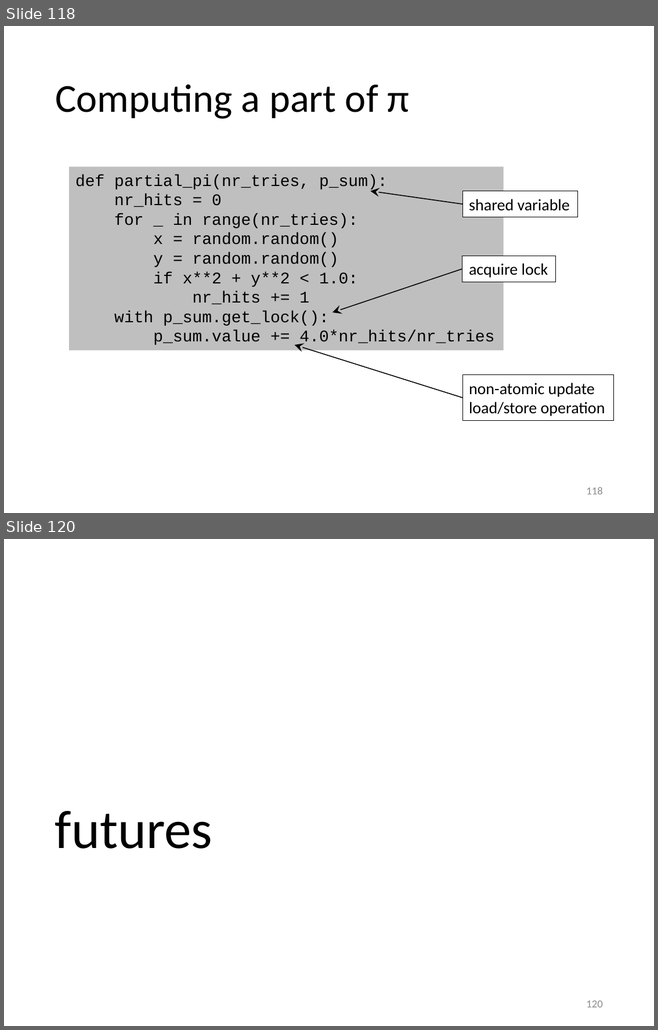
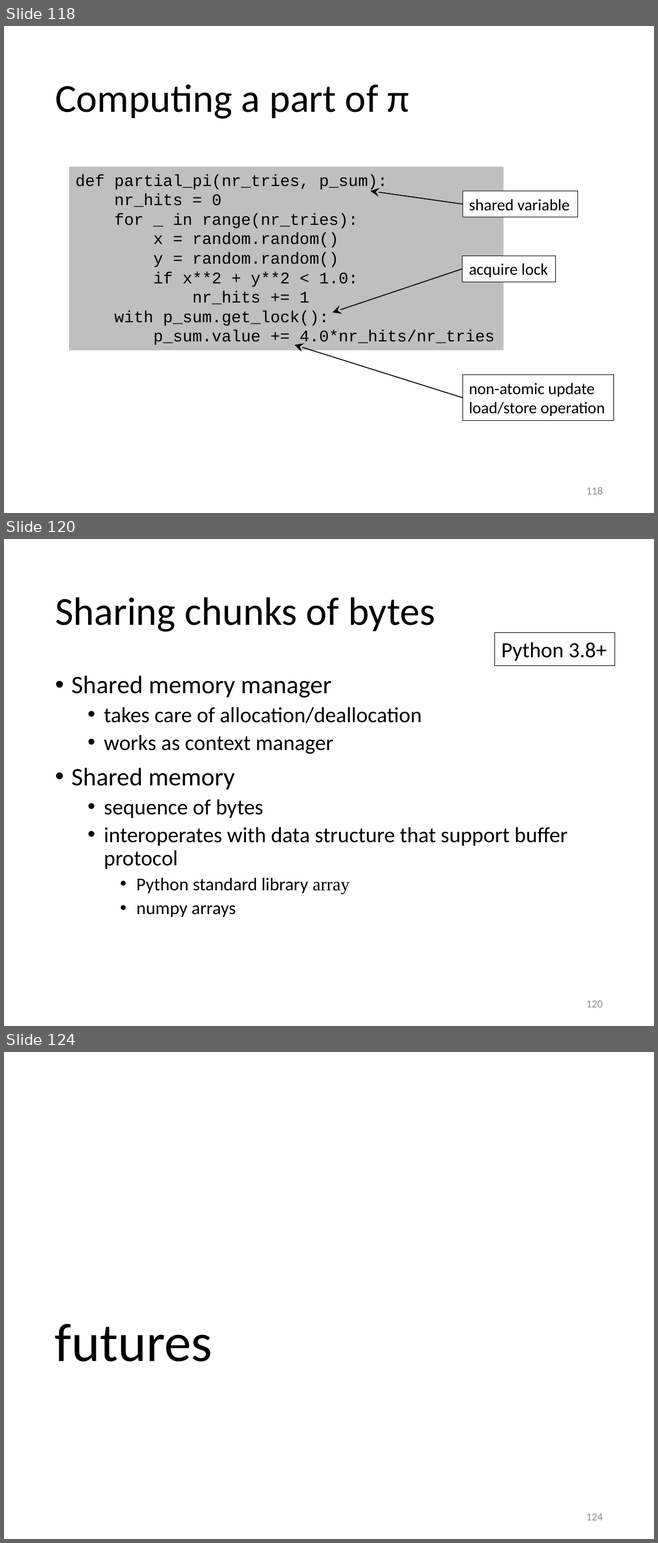
Before and after one commit to gjbex/Python-for-HPC, a slide deck: python_hpc.pptx. Shown one above the other, each under a label of ours: slides 118 and 120 before the commit, slides 118, 120 and 124 after it; the slides between them are not shown. The pictures are 658x1030 and 658x1543 pixels, drawn with LibreOffice and Linux fonts; fonts in the diff are those of the drawing. Boxes give left, top, right and bottom in pixels: in the first picture for what was removed or moved away, otherwise in the second. Text is boxed around its words. In the diff, an @@ line names an element or a change of style, - is before the commit and + after.

Commit message:
Add slides on Python 3.8 shared memory feature

```diff
--- a/python_hpc.pptx
+++ b/python_hpc.pptx
@@ slide 120 added at bbox=[4, 539, 654, 1026], background #FFFFFF @@
@@ title added at bbox=[55, 597, 435, 632], 44 pt, text #000000 @@
+Sharing chunks of bytes
@@ rectangle added at bbox=[495, 633, 614, 665], outline #000000 0.75 pt, 24 pt, text #000000 @@
+Python 3.8+
@@ text added at bbox=[71, 675, 568, 917], 24 pt, text #000000 @@
+• Shared memory manager
+  • takes care of allocation/deallocation
+  • works as context manager
+• Shared memory
+  • sequence of bytes
+  • interoperates with data structure that support buffer protocol
+    • Python standard library array
+    • numpy arrays
@@ page number added at bbox=[586, 1001, 602, 1008], 12 pt, text #8C8C8C @@
+120
@@ what was slide 120 is now slide 124 @@
@@ page number at bbox=[586, 1514, 602, 1521]: text changed @@
-120
+124
```
Also in this commit, not shown: 1 slide changed, 3 other slides added.
